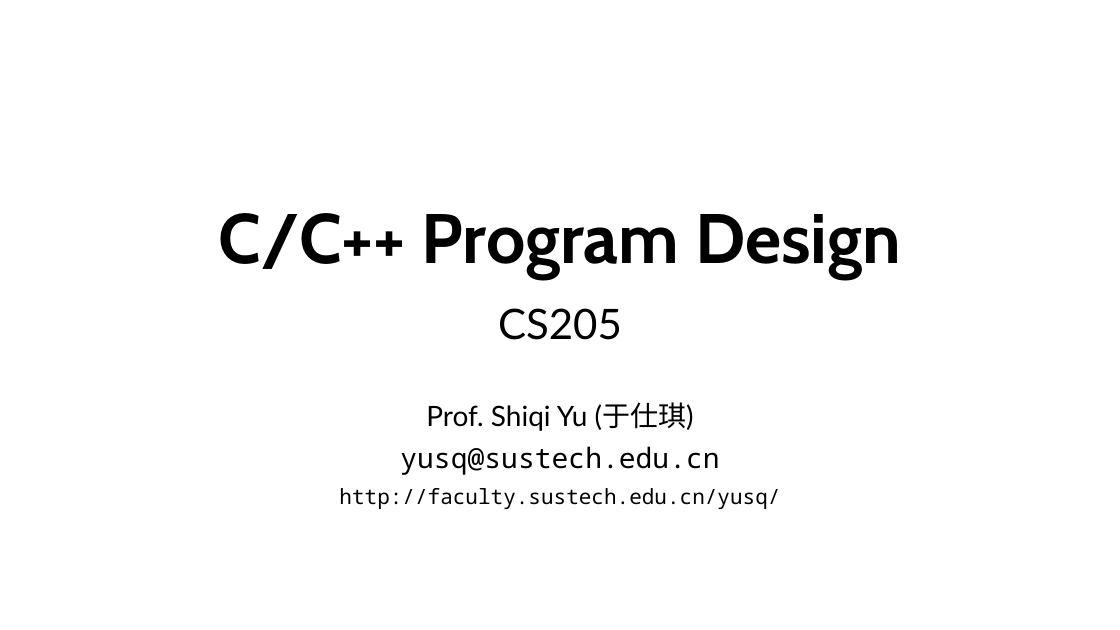
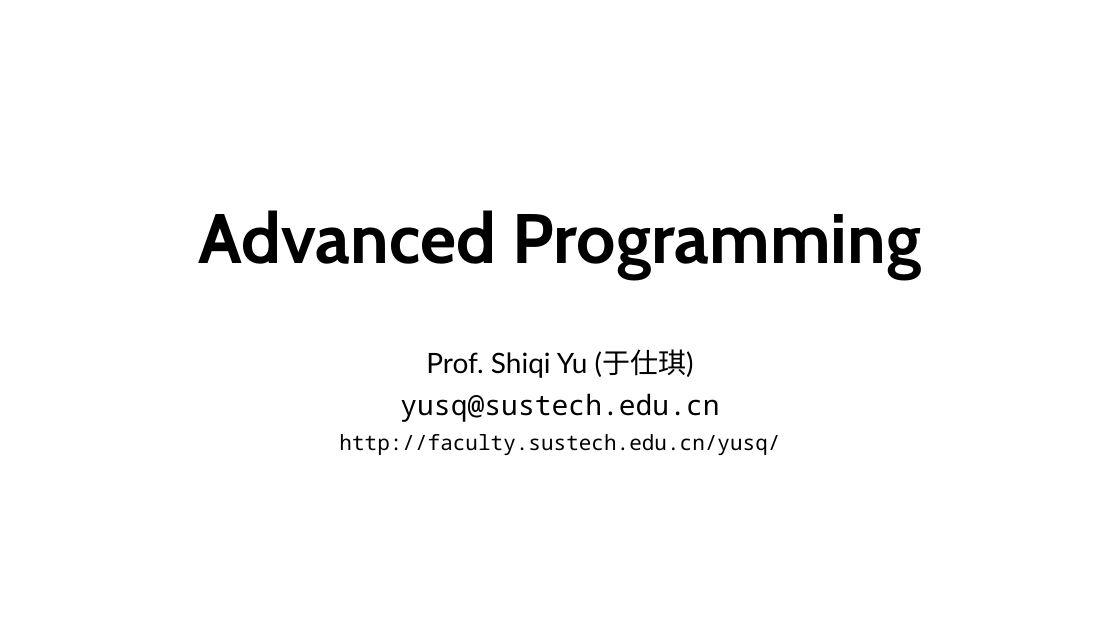
Before and after one commit to ShiqiYu/CPP, a slide deck: slide 1 of week11/Lecture11.pptx. Drawn at 1120x630 pixels with LibreOffice and Linux fonts; fonts in the diff are those of the drawing; background and template pictures are left out. Boxes give left, top, right and bottom in pixels: in the first picture for what was removed or moved away, otherwise in the second. Text is boxed around its words. In the diff, an @@ line names an element or a change of style, - is before the commit and + after.

```diff
--- a/week11/Lecture11.pptx
+++ b/week11/Lecture11.pptx
@@ title at (x1=199, y1=210, x2=921, y2=279): text changed @@
-C/C++ Program Design
+Advanced Programming
@@ subtitle at (x1=498, y1=308, x2=622, y2=340): paragraph removed @@
-CS205
```
Also in this commit, not shown: 3 other files.
